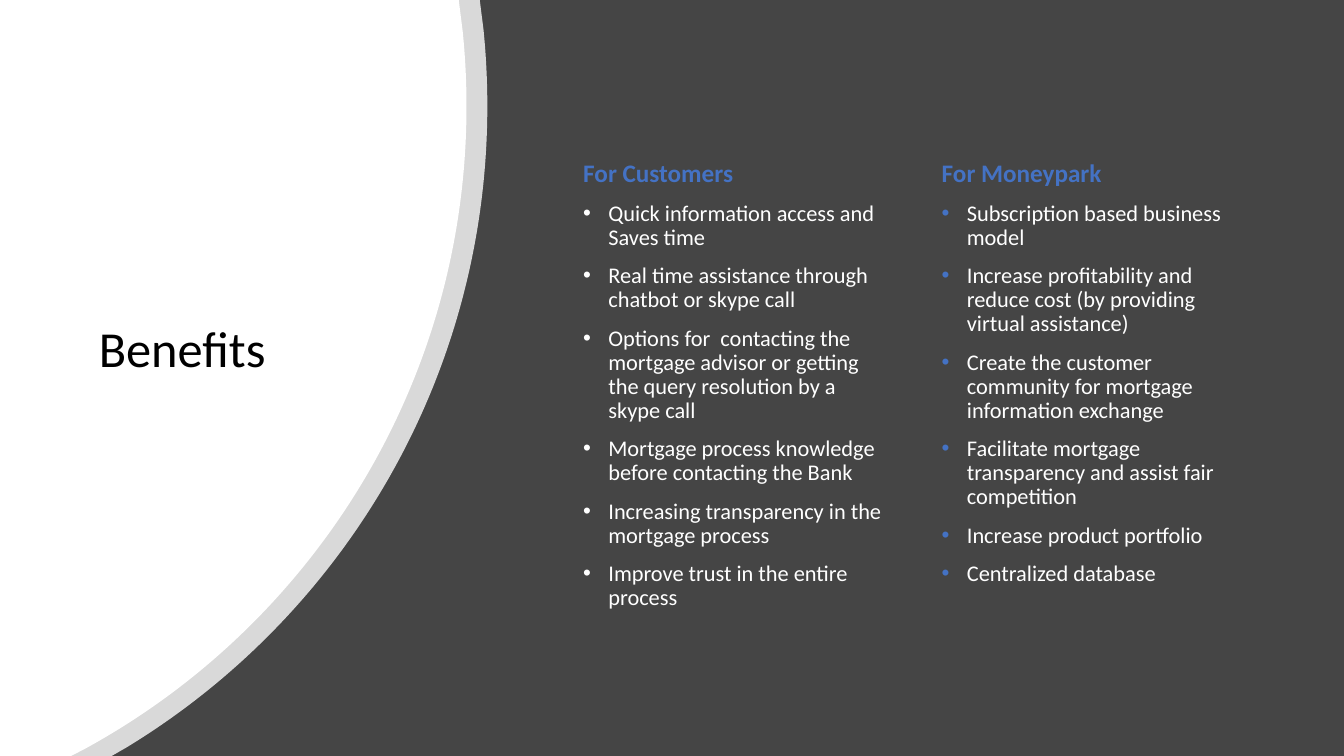
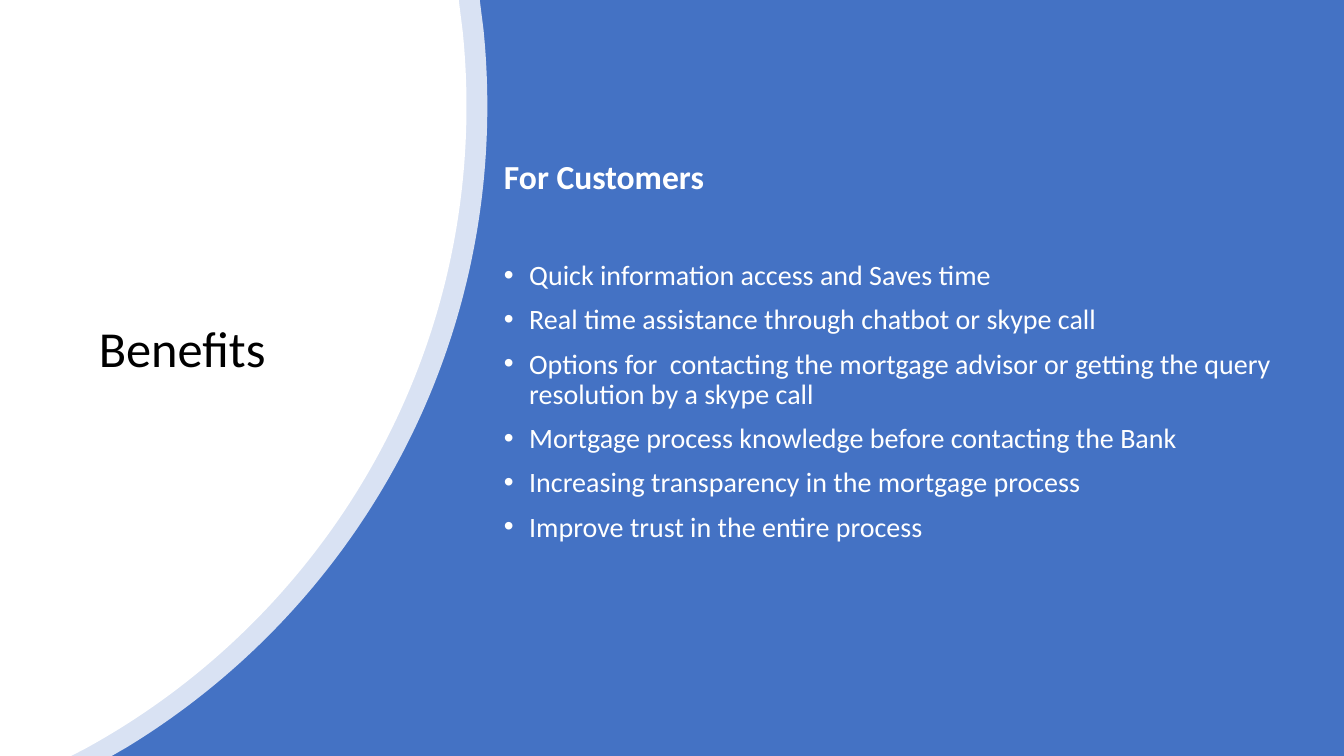
Before and after one commit to AgileBusinessAnalysis/09_TEAM, a slide deck: slide 1 of Final Pitch/Benefits.pptx. Drawn at 1344x756 pixels with LibreOffice and Linux fonts; fonts in the diff are those of the drawing. Boxes give left, top, right and bottom in pixels: in the first picture for what was removed or moved away, otherwise in the second. Text is boxed around its words. In the diff, an @@ line names an element or a change of style, - is before the commit and + after.

Commit message:
Update Benefits

```diff
--- a/Final Pitch/Benefits.pptx
+++ b/Final Pitch/Benefits.pptx
@@ background #454545 to #4472C4 @@
@@ text "For Customers": place and size @@
-text "For Customers" at box(583, 165, 881, 609)
+text "For Customers" at box(504, 167, 1270, 542)
@@ text "For Customers" at box(504, 167, 1270, 542): size 18 to 24 pt, text colour #4472C4 to #FFFFFF in "For Customers"; size 16 to 20 pt @@
@@ text removed at box(942, 164, 1221, 581) @@
-For Moneypark
-• Subscription based business model
-• Increase profitability and reduce cost (by providing virtual assistance)
-• Create the customer community for mortgage information exchange
-• Facilitate mortgage transparency and assist fair competition
-• Increase product portfolio
-• Centralized database
```
Also in this commit, not shown: 1 slide added.
